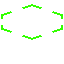
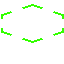
Revision of a layered 64×64 image; what changed, layer by layer:
painted on "Layer" over [left=1, top=4, right=64, bottom=43]
